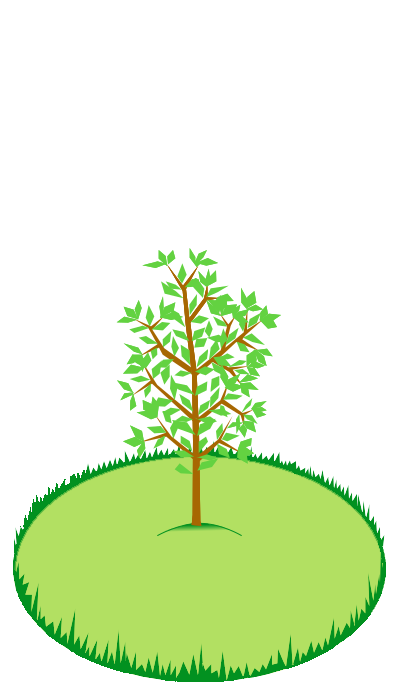
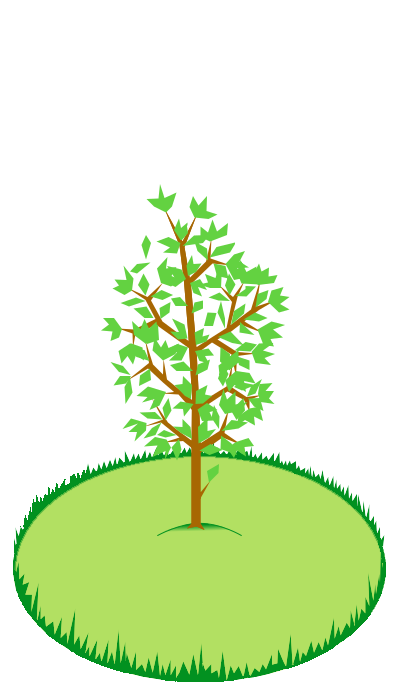
Layers edited between the first and the second 400x700 image:
added layer "дерево - 14" in group "Группа слоёв" over left=101, top=184, right=290, bottom=530
hid "дерево - 13" over left=116, top=248, right=281, bottom=530
